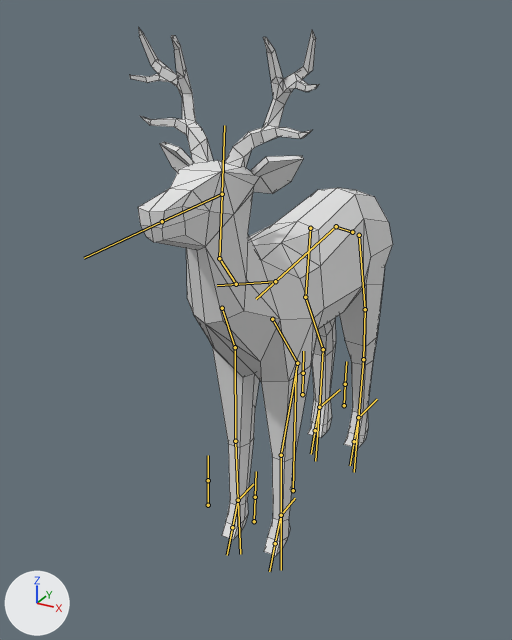
The FBX model Assets/Art/Meshes/deerM.fbx: old version first, new version second.
Rendered twice from a 50 mm camera at (1.14, -2.43, 2.03) aimed at (-0.08, -0.2, 0.91). Every picture has the same lights, and +X, +Y and +Z are marked at lower left. The bones that bend it are drawn over the model as lines. Mesh edges are drawn as thin lines.

In view in the first picture: 'deerM'.
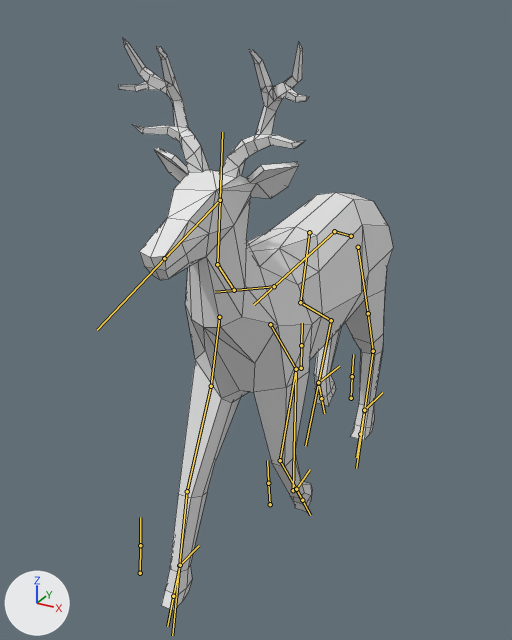
The newer file adds an action. The first version stands in its rest pose; the second is drawn at frame 24 of the action 'Armature|walk2.001'.

Pixel boxes [x1, y1, x2, y2] of what changed, in the pictures (512 x 640 px):
'deerM', posed (8% taller): before [129, 27, 393, 556]; after [118, 37, 393, 611]
bone 'BackLeg.004.L', root to tip: before (358, 417) to (354, 441); after (364, 410) to (360, 434)
bone 'BackLeg.004.R', root to tip: before (319, 407) to (315, 430); after (318, 382) to (321, 398)
bone 'Body.001', root to tip: before (352, 232) to (336, 227); after (351, 236) to (335, 231)
bone 'Head.IK', root to tip: before (222, 194) to (220, 194); after (220, 200) to (218, 202)
bone 'FrontLeg.003.L', root to tip: before (281, 455) to (281, 515); after (280, 460) to (296, 489)
bone 'FrontLeg.001.R', root to tip: before (222, 308) to (235, 347); after (219, 317) to (211, 386)
bone 'FrontLeg.002.R', root to tip: before (235, 347) to (235, 441); after (211, 386) to (187, 491)
bone 'FrontLeg.003.R', root to tip: before (235, 441) to (238, 500); after (187, 491) to (179, 565)
bone 'BackLeg.001.L', root to tip: before (359, 235) to (365, 309); after (358, 247) to (368, 313)
bone 'BackLeg.002.L', root to tip: before (365, 309) to (363, 359); after (368, 313) to (373, 351)
bone 'BackLeg.003.L', root to tip: before (363, 359) to (358, 417); after (373, 351) to (364, 410)
bone 'BackLeg.001.R', root to tip: before (310, 228) to (305, 297); after (309, 232) to (300, 302)
bone 'BackLeg.002.R', root to tip: before (305, 297) to (323, 349); after (300, 302) to (331, 320)
bone 'BackLeg.003.R', root to tip: before (323, 349) to (319, 407); after (331, 320) to (318, 383)
bone 'FrontLeg.IK.L', root to tip: before (281, 515) to (295, 498); after (296, 489) to (310, 469)
bone 'FrontLeg.004.L', root to tip: before (281, 515) to (275, 543); after (296, 489) to (302, 500)
bone 'FrontLeg.IK.R', root to tip: before (238, 500) to (253, 484); after (180, 565) to (199, 545)

The change in detail:
Bone 'BackLeg.004.L' (bone_backleg_004_l) moves from (0.0, 0.0, 0.0) to (0.0, -0.026, 0.083).
Bone 'BackLeg.004.L' (bone_backleg_004_l) turns from (0, 0, 0) to (1, 0, 0) degrees about its own x, y and z.
Bone 'BackLeg.004.R' (bone_backleg_004_r) moves from (0.0, 0.0, 0.0) to (0.0, -0.138, -0.073).
Bone 'BackLeg.004.R' (bone_backleg_004_r) turns from (0, 0, 0) to (42, 0, 0) degrees about its own x, y and z.
Bone 'Body.001' (bone_body_001) moves from (0.0, 0.0, 0.0) to (0.0, 0.006, 0.021).
Bone 'Head.IK' (bone_head_ik) turns from (0, 0, 0) to (16, 0, 0) degrees about its own x, y and z.
Bone 'FrontLeg.003.L' (bone_frontleg_003_l) turns from (0, 0, 0) to (31, -1, 0) degrees about its own x, y and z.
Bone 'FrontLeg.001.R' (bone_frontleg_001_r) moves from (0.0, 0.0, 0.0) to (0.001, 0.006, -0.011).
Bone 'FrontLeg.001.R' (bone_frontleg_001_r) turns from (0, 0, 0) to (-41, 1, -4) degrees about its own x, y and z.
Bone 'FrontLeg.002.R' (bone_frontleg_002_r) turns from (0, 0, 0) to (17, -2, 5) degrees about its own x, y and z.
Bone 'FrontLeg.003.R' (bone_frontleg_003_r) turns from (0, 0, 0) to (9, 0, -1) degrees about its own x, y and z.
Bone 'BackLeg.001.L' (bone_backleg_001_l) moves from (0.0, 0.0, 0.0) to (-0.004, 0.034, 0.007).
Bone 'BackLeg.001.L' (bone_backleg_001_l) turns from (0, 0, 0) to (12, 3, 1) degrees about its own x, y and z.
Bone 'BackLeg.002.L' (bone_backleg_002_l) turns from (0, 0, 0) to (-1, -1, -1) degrees about its own x, y and z.
Bone 'BackLeg.003.L' (bone_backleg_003_l) turns from (0, 0, 0) to (-20, -1, 0) degrees about its own x, y and z.
Bone 'BackLeg.001.R' (bone_backleg_001_r) moves from (0.0, 0.0, 0.0) to (0.0, 0.002, 0.006).
Bone 'BackLeg.001.R' (bone_backleg_001_r) turns from (0, 0, 0) to (-4, -3, 2) degrees about its own x, y and z.
Bone 'BackLeg.002.R' (bone_backleg_002_r) turns from (0, 0, 0) to (36, 3, -4) degrees about its own x, y and z.
Bone 'BackLeg.003.R' (bone_backleg_003_r) turns from (0, 0, 0) to (-60, 1, 1) degrees about its own x, y and z.
Bone 'FrontLeg.IK.L' (bone_frontleg_ik_l) moves from (0.0, 0.0, 0.0) to (0.0, 0.144, 0.038).
Bone 'FrontLeg.IK.L' (bone_frontleg_ik_l) turns from (0, 0, 0) to (10, 0, 0) degrees about its own x, y and z.
Bone 'FrontLeg.004.L' (bone_frontleg_004_l) turns from (0, 0, 0) to (48, 0, 0) degrees about its own x, y and z.
Bone 'FrontLeg.IK.R' (bone_frontleg_ik_r) moves from (0.0, 0.0, 0.0) to (0.0, -0.434, -0.018).
Bone 'FrontLeg.IK.R' (bone_frontleg_ik_r) turns from (0, 0, 0) to (-3, 0, 0) degrees about its own x, y and z.
